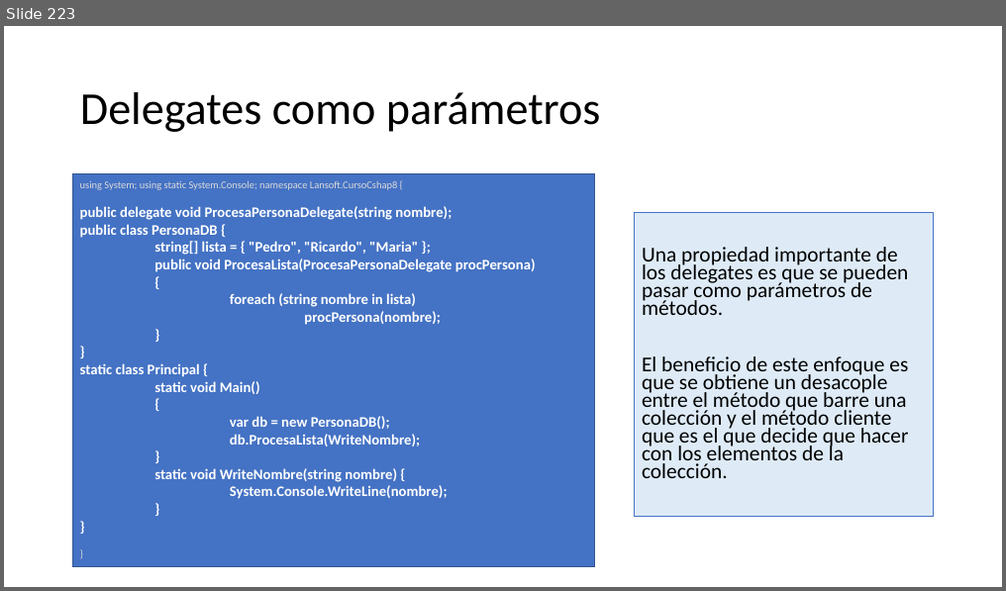
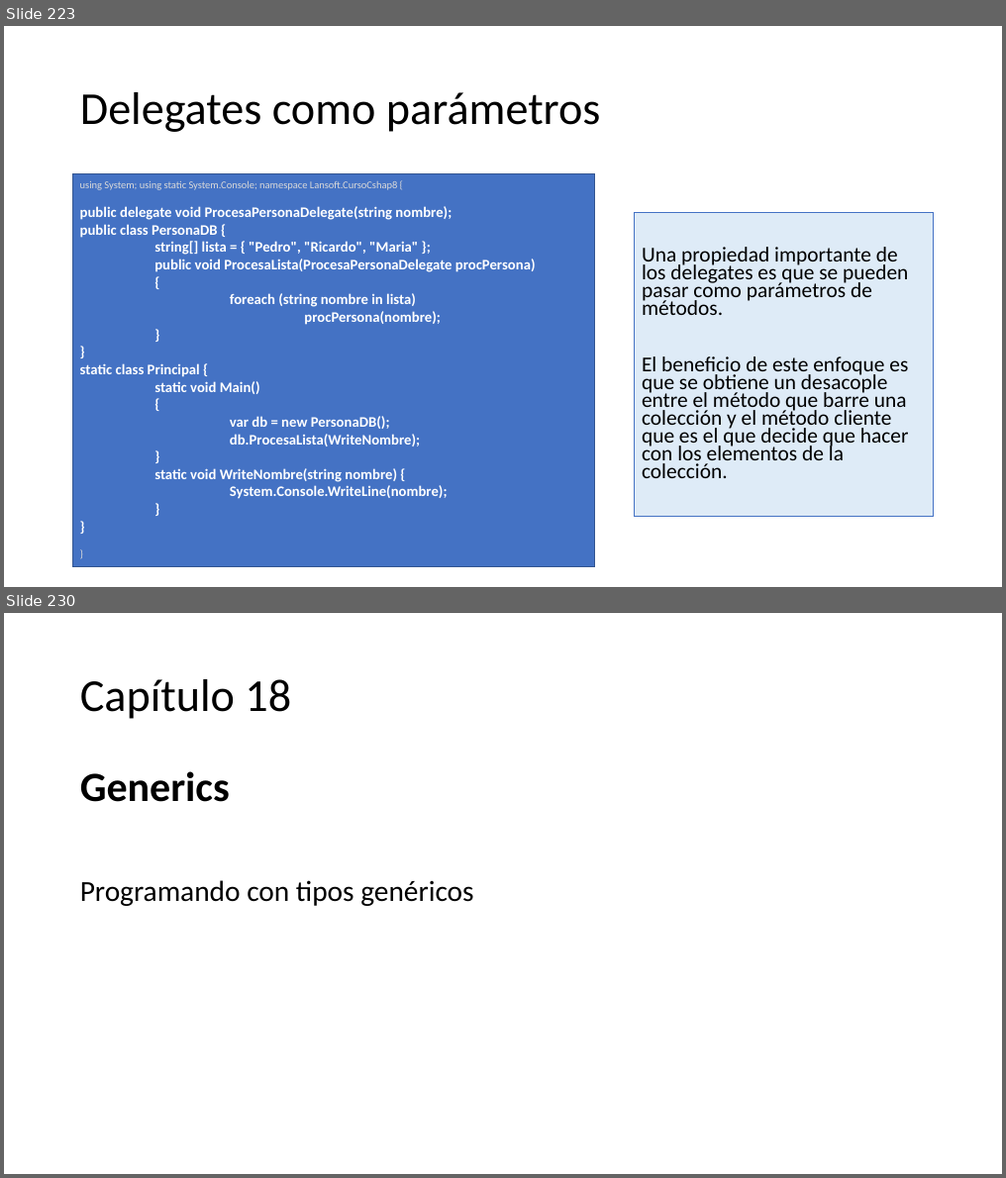
Before and after one commit to AlbertOsinaga/CursoCSharp__8, a slide deck: CSharpQuickReferencia.pptx. Shown one above the other, each under a label of ours: slide 223 before the commit, slides 223 and 230 after it; the slides between them are not shown. The pictures are 1006x591 and 1006x1178 pixels, drawn with LibreOffice and Linux fonts; fonts in the diff are those of the drawing. Boxes give left, top, right and bottom in pixels: in the first picture for what was removed or moved away, otherwise in the second. Text is boxed around its words. In the diff, an @@ line names an element or a change of style, - is before the commit and + after.

```diff
--- a/CSharpQuickReferencia.pptx
+++ b/CSharpQuickReferencia.pptx
@@ slide 230 added at [4,613,1002,1174], background #FFFFFF @@
@@ title added at [80,679,291,719], 44 pt, text #000000 @@
+Capítulo 18
@@ text added at [80,771,473,906], 28 pt, text #000000 @@
+Generics
+Programando con tipos genéricos
```
Also in this commit, not shown: 6 other slides added, 1 other file.
